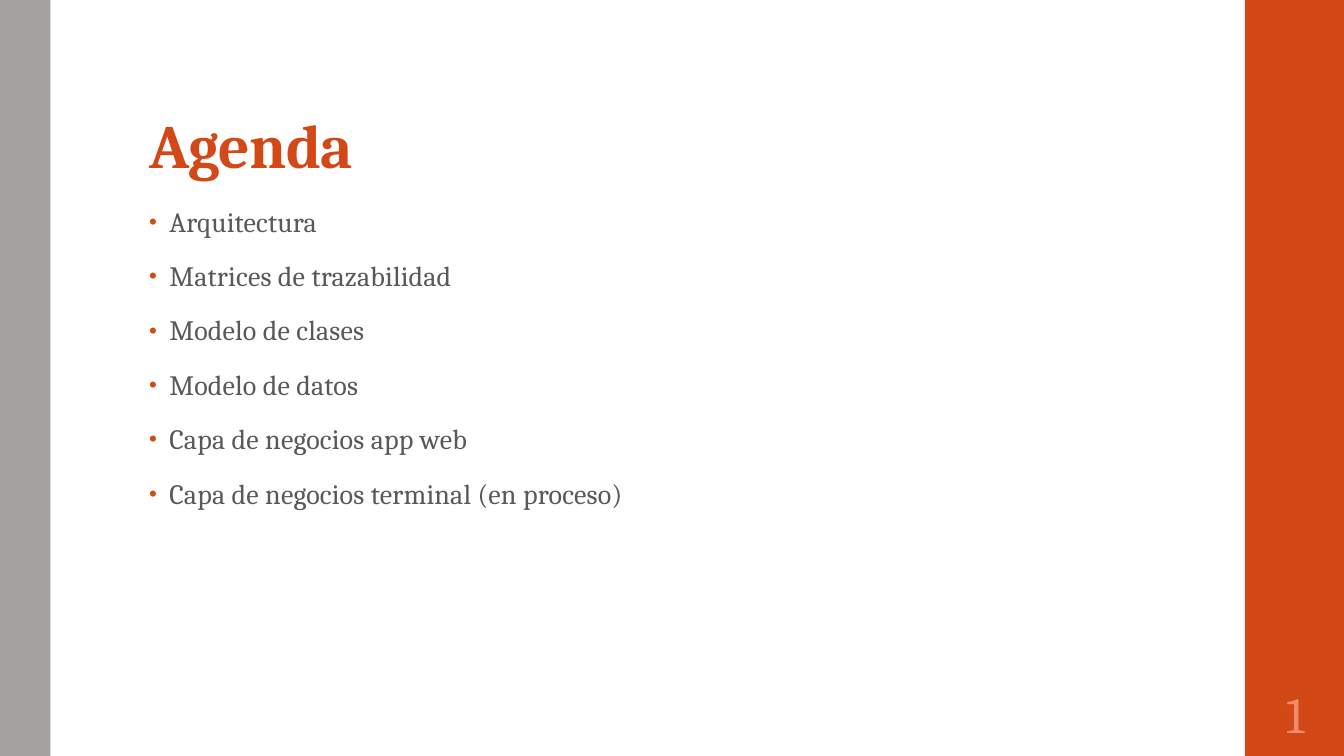
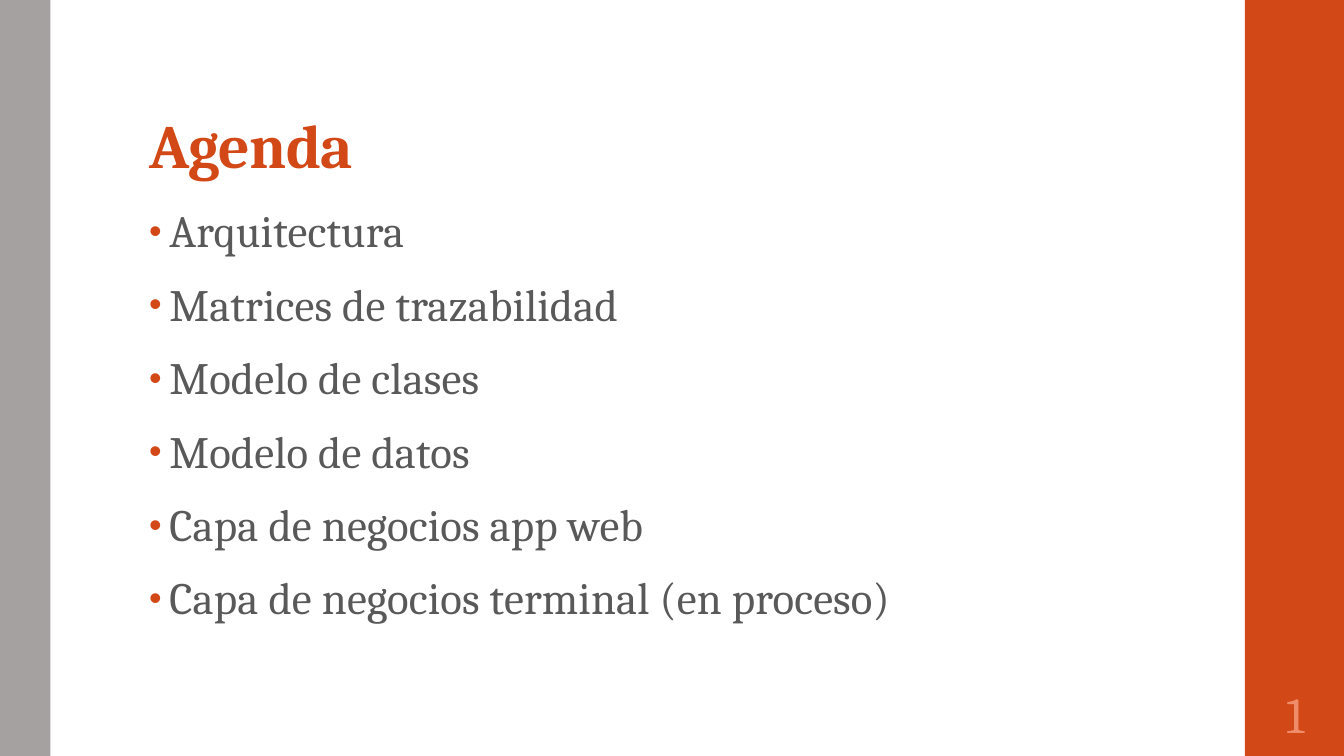
Before and after one commit to portafolio2016/hipocrates, a slide deck: slide 2 of Plantilla presentacion final.pptx. Drawn at 1344x756 pixels with LibreOffice and Linux fonts; fonts in the diff are those of the drawing. Boxes give left, top, right and bottom in pixels: in the first picture for what was removed or moved away, otherwise in the second. Text is boxed around its words. In the diff, an @@ line names an element or a change of style, - is before the commit and + after.

```diff
--- a/Plantilla presentacion final.pptx
+++ b/Plantilla presentacion final.pptx
@@ text "Arquitectura" at [169,217,890,624]: size 20 to 32 pt @@
```
Also in this commit, not shown: 5 other slides changed, 9 slides added.
